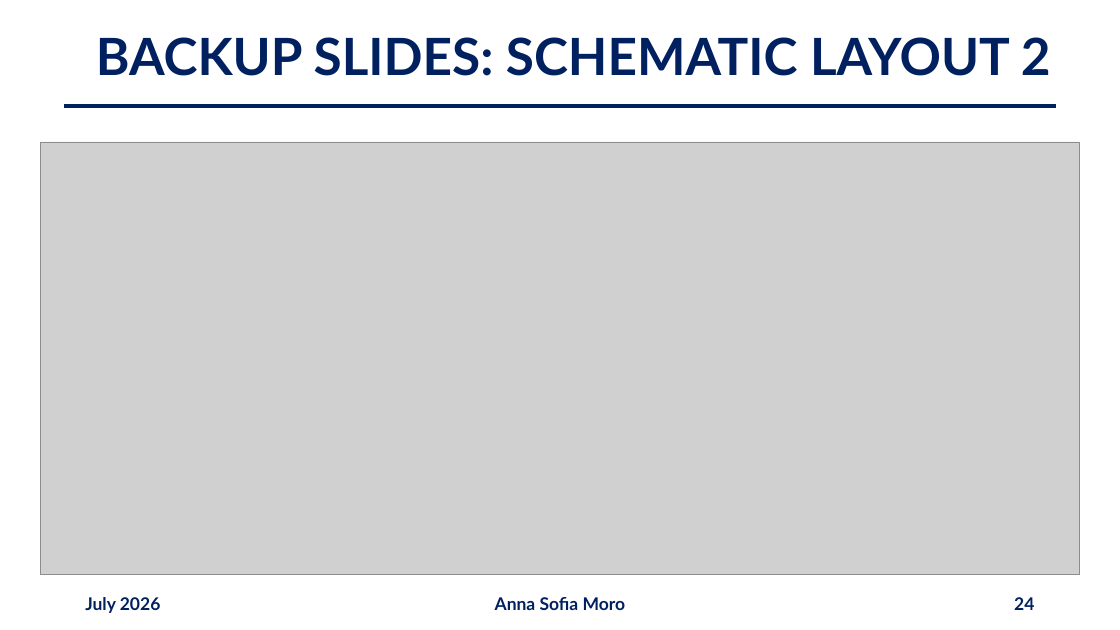
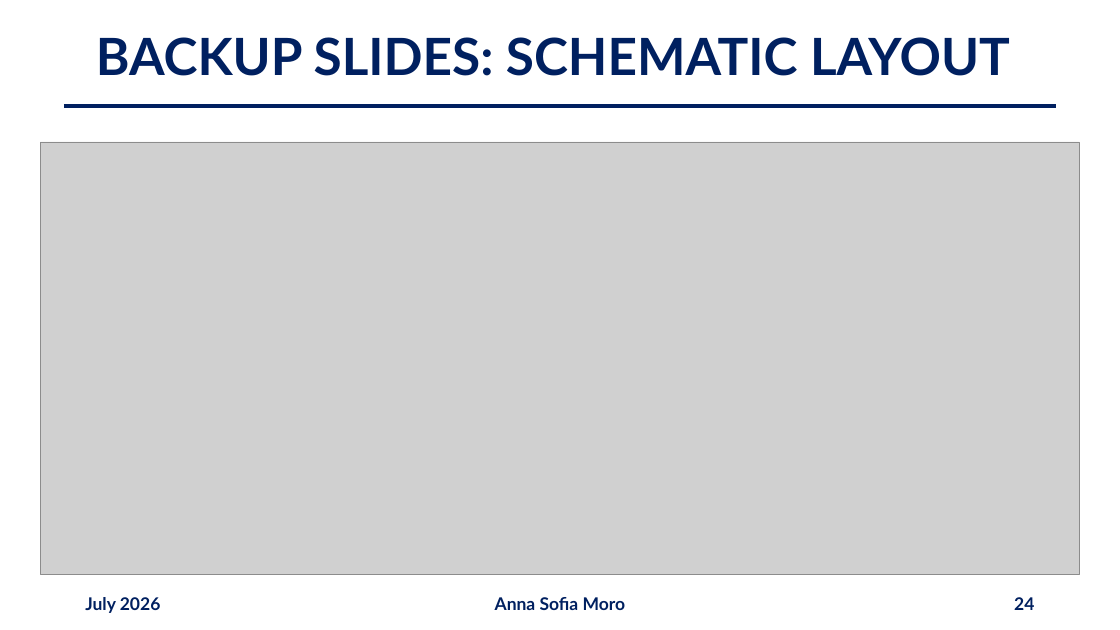
Before and after one commit to annaasofia/tesi, a slide deck: slide 24 of slides/week4.pptx. Drawn at 1120x630 pixels with LibreOffice and Linux fonts; fonts in the diff are those of the drawing; grey boxes stand for pictures. Boxes give left, top, right and bottom in pixels: in the first picture for what was removed or moved away, otherwise in the second. Text is boxed around its words. In the diff, an @@ line names an element or a change of style, - is before the commit and + after.

```diff
--- a/slides/week4.pptx
+++ b/slides/week4.pptx
@@ title at (96, 37, 1010, 76): text changed @@
-BACKUP SLIDES: SCHEMATIC LAYOUT 2
+BACKUP SLIDES: SCHEMATIC LAYOUT
```
Also in this commit, not shown: 1 other slide changed, 1 other file.
